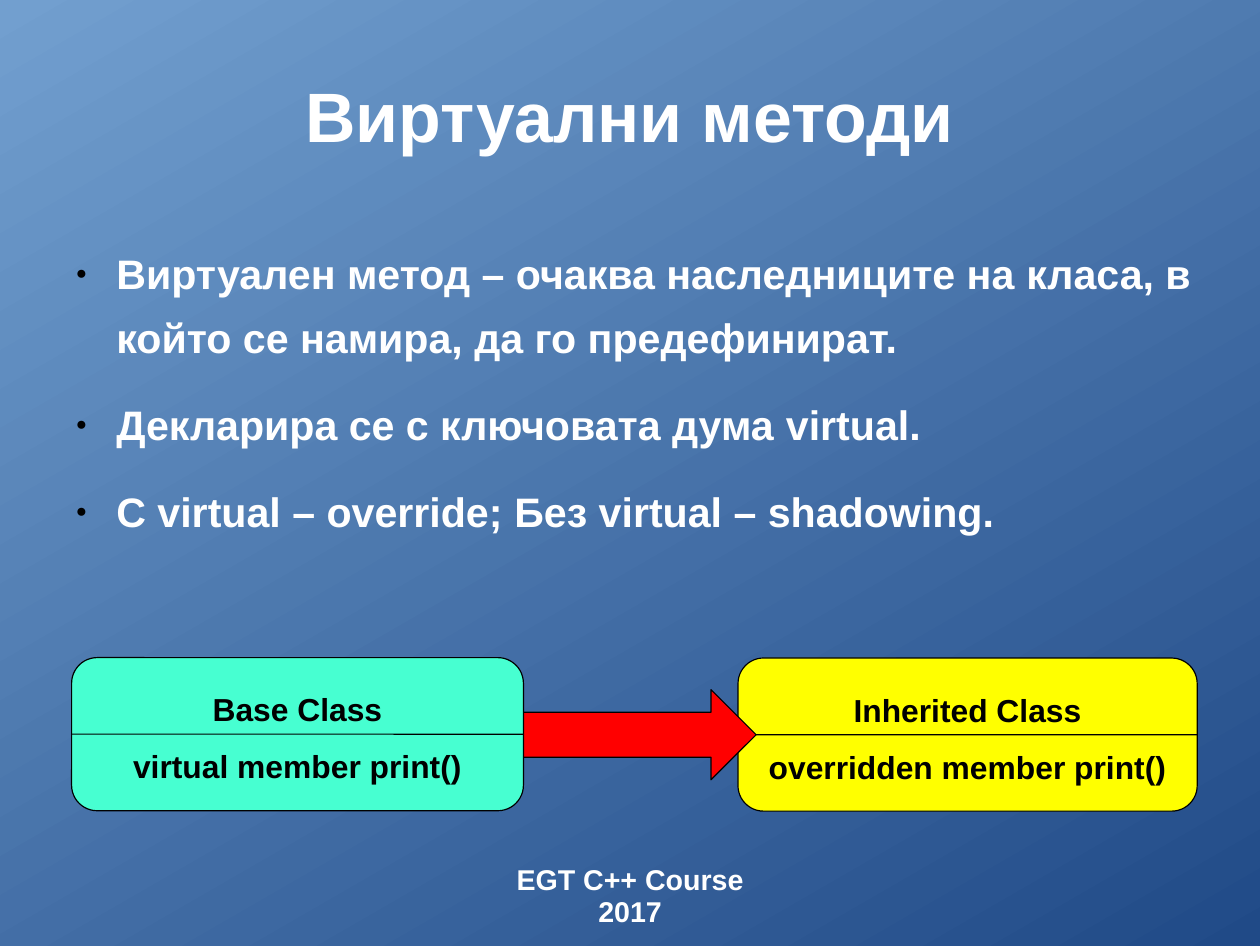
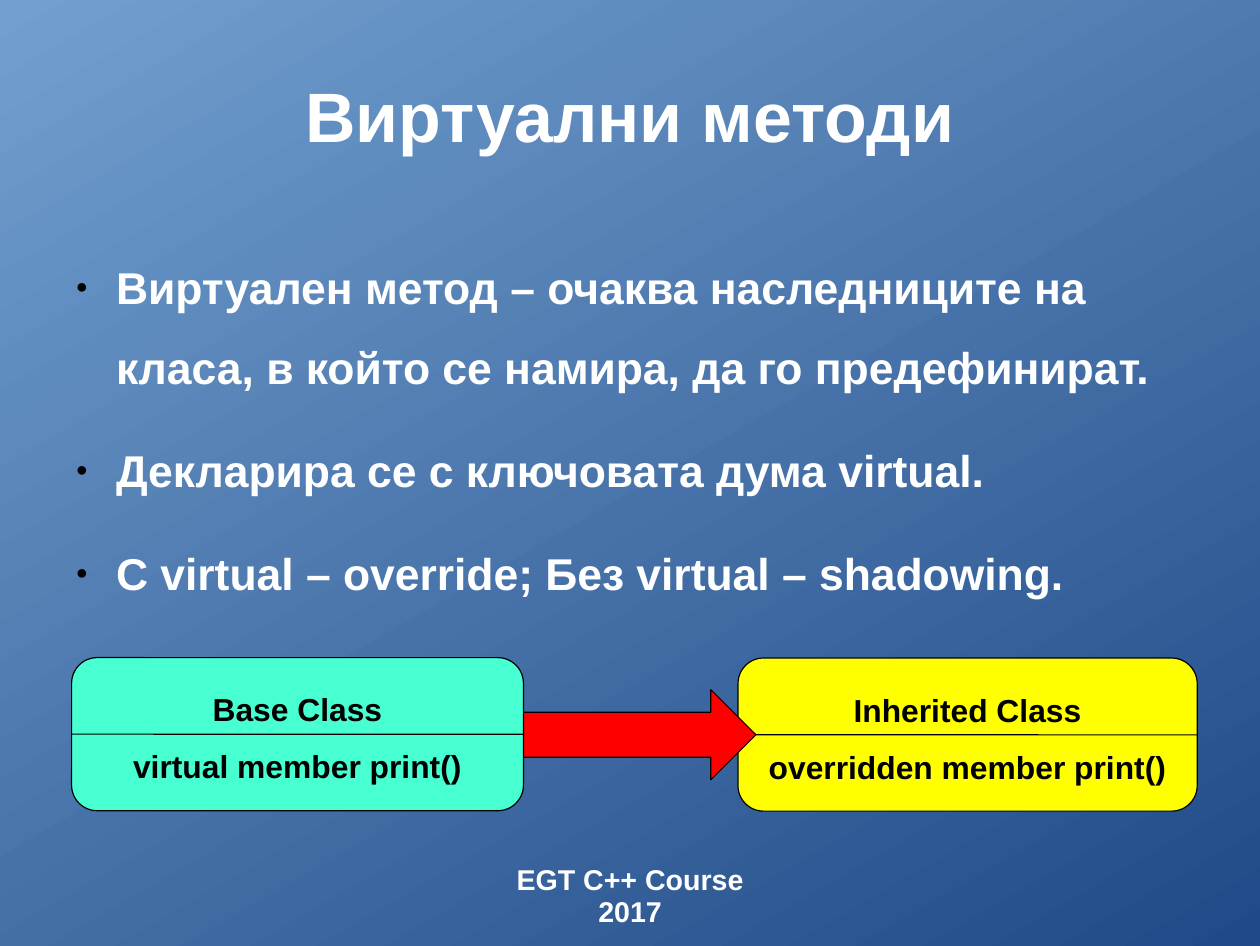
Before and after one commit to MSergiev/EGT-Presentation, a slide deck: slide 3 of Presentation.ppt (slide 2 before the commit). Drawn at 1260x946 pixels with LibreOffice and Linux fonts; fonts in the diff are those of the drawing. Boxes give left, top, right and bottom in pixels: in the first picture for what was removed or moved away, otherwise in the second. Text is boxed around its words. In the diff, an @@ line names an element or a change of style, - is before the commit and + after.

```diff
--- a/Presentation.ppt
+++ b/Presentation.ppt
@@ text "Виртуален метод – очаква наследниците ..." at bbox=[116, 273, 1149, 599]: size 25.9 to 28 pt; line spacing 1.3 to 1.5 @@
```
Also in this commit, not shown: 1 slide added.
